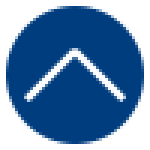
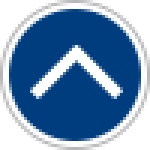
Comparing the layer stacks of the two w=150, h=150 images. Changes:
removed layer "Form 6" over box(24, 48, 78, 102)
removed layer "Form 7" over box(72, 48, 126, 102)
added layer "Form 8 Kopie" above "Form 8" over box(30, 45, 84, 99)
added layer "Form 8" above "Ellipse 1 Kopie" over box(69, 45, 123, 99)
added layer "Ellipse 1 Kopie" above "Ellipse 1" over box(0, 0, 150, 150)
painted on "Ellipse 1" over box(6, 6, 144, 144)
